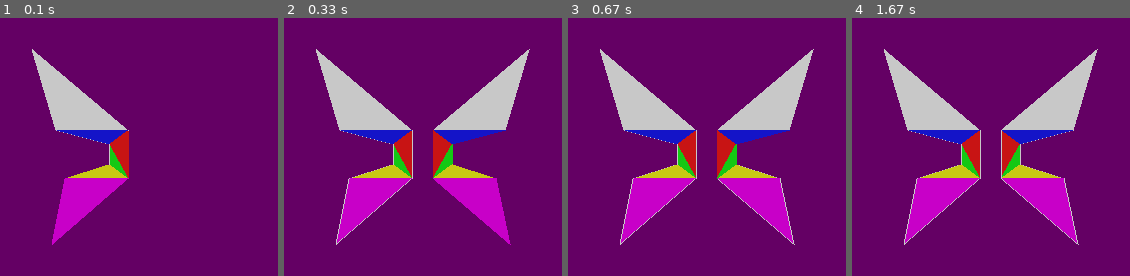
Above: before the commit, frames 1-4 (left to right).
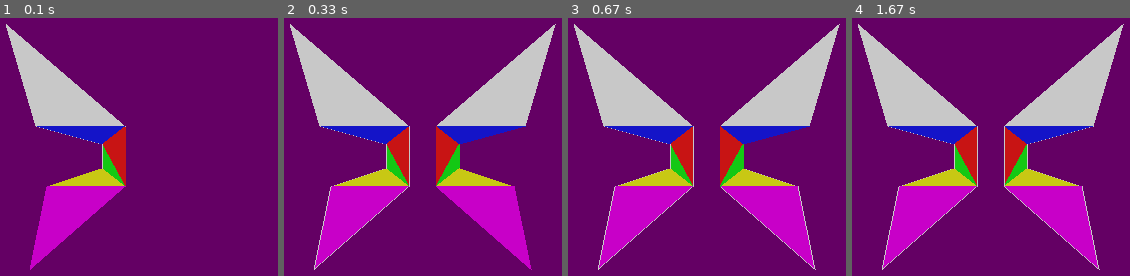
Above: after the commit, the same moments.

Repository: mooinglemur/2RX16
Game: pygame game, started from assets/3d_scene/create_x16_logo.py
Two runs of this game, one before a commit and one after it. Both use one fixed random seed, a clock stepped at 60 frames per second and the inputs below.
Inputs:
- Up to frame 1 (0.1 s): no input
- Up to frame 2 (0.33 s): no input
- Up to frame 3 (0.67 s): no input
- Up to frame 4 (1.67 s): no input

The runs differ from the first frame. In frame 1, 7.5% of the frame differs, in the area x 2-47%, y 2-98%; in frame 2, 15%; in frame 3, 15%; in frame 4, 15%, in the area x 2-98%, y 2-98%.

Commit message:
larger X

Diff:
--- a/assets/3d_scene/create_x16_logo.py
+++ b/assets/3d_scene/create_x16_logo.py
@@ -149,7 +149,7 @@
         point["z"] += translate_z
 
     # We need the points to be smaller in the engine, so we divide by
-    scale_down = 5
+    scale_down = 4
     for point_index, point in enumerate(points):
         point["x"] /= scale_down
         point["y"] /= scale_down
Not shown, changed: assets/3d_scene/TODOs.txt
Not shown, changed: assets/3d_scene/X16_logo.obj
Binary file changed: scripts/3d_scene/U2E-POLYGONS.DAT
Not shown, changed: assets/3d_scene/U2E.blend
Not shown, changed: assets/3d_scene/U2E.blend1
